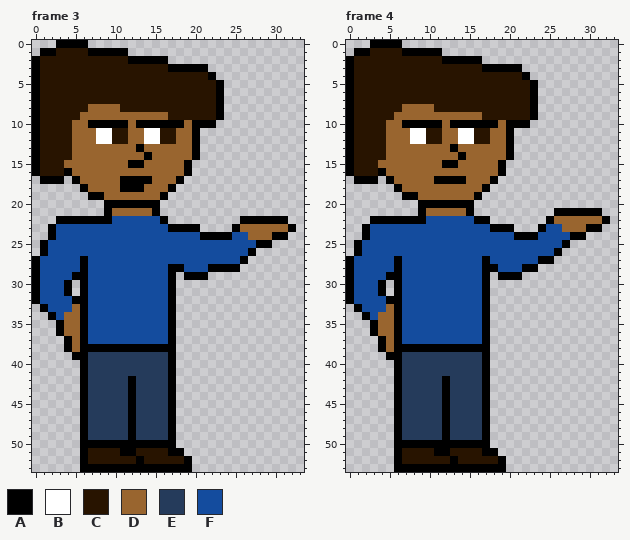
Two versions of one pixel-art file, WIP/Generic kid.aseprite. This is how it looked before the edit.
34x54 pixels, 5 frames. Colours within 5 levels of each other are drawn and written as one. Shown: frame 3, frame 4. The commit also changed other frames, which this record leaves out.
Palette (. is transparent): A #000000  B #ffffff  C #281400  D #99652f  E #253b5b  F #144c9e
Pixels before, frame 3, first column x 0:
 0 ...AAAA..........................
 1 .AACCCCAAAAA.....................
 2 ACCCCCCCCCCCAAAAA................
 3 ACCCCCCCCCCCCCCCCAAAAA...........
 4 ACCCCCCCCCCCCCCCCCCCCCA..........
 5 ACCCCCCCCCCCCCCCCCCCCCCA.........
 6 ACCCCCCCCCCCCCCCCCCCCCCA.........
 7 ACCCCCCCCCCCCCCCCCCCCCCA.........
 8 ACCCCCCDDDDCCCCCCCCCCCCA.........
 9 ACCCCCDDDDDDDDDDDCCCCCCA.........
10 ACCCCDDAAAAADAAAAAADAAA..........
11 ACCCCDDDBBCCDDBBCCDDA............
12 ACCCCDDDBBCCDDBBCCDDA............
13 ACCCCDDDDDDDDADDDDDDA............
14 ACCCCDDDDDDDDDADDDDDA............
15 ACCCDDDDDDDDAADDDDDA.............
16 ACCCADDDDDDDDDDDDDDA.............
17 .AAA.ADDDDDAAAADDDA..............
18 ......ADDDDAAADDDA...............
19 .......AADDDDDDDA................
20 .........AAAAAAA.................
21 .........ADDDDDA.................
22 ...AAAAAAAFFFFFFA.........AAAAAA.
23 ..AFFFFFFFFFFFFFFAAAA....ADDDDDDA
24 ..AFFFFFFFFFFFFFFFFFFAAAAFFDDDAA.
25 .AFFFFFFFFFFFFFFFFFFFFFFFFFFAA...
26 .AFFFFFFFFFFFFFFFFFFFFFFFFFA.....
27 AFFFFFAFFFFFFFFFFFFFFFFFFFA......
28 AFFFFFAFFFFFFFFFFAAFFFAAAA.......
29 AFFFFAAFFFFFFFFFFA.AAA...........
30 AFFFA.AFFFFFFFFFFA...............
31 AFFFA.AFFFFFFFFFFA...............
32 AFFFFAAFFFFFFFFFFA...............
33 .AFFFDAFFFFFFFFFFA...............
34 ..AFDDAFFFFFFFFFFA...............
35 ...ADDAFFFFFFFFFFA...............
36 ...ADDAFFFFFFFFFFA...............
37 ....ADAFFFFFFFFFFA...............
38 ....ADAAAAAAAAAAAA...............
39 .....AAEEEEEEEEEEA...............
40 ......AEEEEEEEEEEA...............
41 ......AEEEEEEEEEEA...............
42 ......AEEEEEAEEEEA...............
43 ......AEEEEEAEEEEA...............
44 ......AEEEEEAEEEEA...............
45 ......AEEEEEAEEEEA...............
46 ......AEEEEEAEEEEA...............
47 ......AEEEEEAEEEEA...............
48 ......AEEEEEAEEEEA...............
49 ......AEEEEEAEEEEA...............
50 ......AAAAAAAAAAAA...............
51 ......ACCCCAACCCCAA..............
52 ......ACCCCCCACCCCCA.............
53 ......AAAAAAAAAAAAAA.............
Pixels before, frame 4, first column x 0:
 0 ...AAAA..........................
 1 .AACCCCAAAAA.....................
 2 ACCCCCCCCCCCAAAAA................
 3 ACCCCCCCCCCCCCCCCAAAAA...........
 4 ACCCCCCCCCCCCCCCCCCCCCA..........
 5 ACCCCCCCCCCCCCCCCCCCCCCA.........
 6 ACCCCCCCCCCCCCCCCCCCCCCA.........
 7 ACCCCCCCCCCCCCCCCCCCCCCA.........
 8 ACCCCCCDDDDCCCCCCCCCCCCA.........
 9 ACCCCCDDDDDDDDDDDCCCCCCA.........
10 ACCCCDDAAAAADAAAAAADAAA..........
11 ACCCCDDDBBCCDDBBCCDDA............
12 ACCCCDDDBBCCDDBBCCDDA............
13 ACCCCDDDDDDDDADDDDDDA............
14 ACCCCDDDDDDDDDADDDDDA............
15 ACCCDDDDDDDDAADDDDDA.............
16 ACCCADDDDDDDDDDDDDDA.............
17 .AAA.ADDDDDAAAADDDA..............
18 ......ADDDDDDDDDDA...............
19 .......AADDDDDDDA................
20 .........AAAAAAA.................
21 .........ADDDDDA..........AAAAAA.
22 ...AAAAAAAFFFFFFAA.......ADDDDDDA
23 ..AFFFFFFFFFFFFFFFAAA...AFFDDDAA.
24 ..AFFFFFFFFFFFFFFFFFFAAAFFFFAA...
25 .AFFFFFFFFFFFFFFFFFFFFFFFFFA.....
26 .AFFFFFFFFFFFFFFFFFFFFFFFFA......
27 AFFFFFAFFFFFFFFFFAFFFFFFAA.......
28 AFFFFFAFFFFFFFFFFAAFFFAA.........
29 AFFFFAAFFFFFFFFFFA.AAA...........
30 AFFFA.AFFFFFFFFFFA...............
31 AFFFA.AFFFFFFFFFFA...............
32 AFFFFAAFFFFFFFFFFA...............
33 .AFFFDAFFFFFFFFFFA...............
34 ..AFDDAFFFFFFFFFFA...............
35 ...ADDAFFFFFFFFFFA...............
36 ...ADDAFFFFFFFFFFA...............
37 ....ADAFFFFFFFFFFA...............
38 ....ADAAAAAAAAAAAA...............
39 .....AAEEEEEEEEEEA...............
40 ......AEEEEEEEEEEA...............
41 ......AEEEEEEEEEEA...............
42 ......AEEEEEAEEEEA...............
43 ......AEEEEEAEEEEA...............
44 ......AEEEEEAEEEEA...............
45 ......AEEEEEAEEEEA...............
46 ......AEEEEEAEEEEA...............
47 ......AEEEEEAEEEEA...............
48 ......AEEEEEAEEEEA...............
49 ......AEEEEEAEEEEA...............
50 ......AAAAAAAAAAAA...............
51 ......ACCCCAACCCCAA..............
52 ......ACCCCCCACCCCCA.............
53 ......AAAAAAAAAAAAAA.............
The same view after the edit:
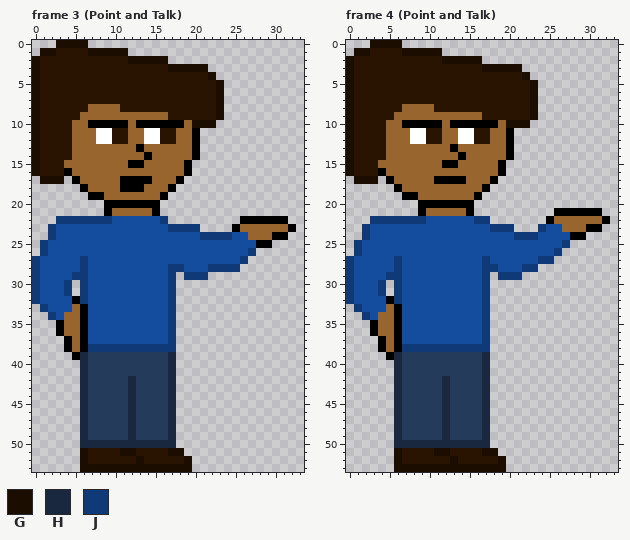
Colours new in this view: G #1b0d00  H #19283e  J #0f3977
Difference:
Frame 3 (Point and Talk):
y 0: x 3..6 AAAA -> GGGG
y 1: x 1..2 AA -> GG; x 7..11 AAAAA -> GGGGG
y 2: x 0 A -> G; x 12..16 AAAAA -> GGGGG
y 3: x 0 A -> G; x 17..21 AAAAA -> GGGGG
y 4: x 0 A -> G; x 22 A -> G
y 5..9: x 0 A -> G; x 23 A -> G
y 10: x 0 A -> G; x 20..22 AAA -> GGG
y 11..16: x 0 A -> G
y 17: x 1..3 AAA -> GGG
y 22: x 3..9 AAAAAAA -> JJJJJJJ; x 16 A -> J
y 23: x 2 A -> J; x 17..20 AAAA -> JJJJ
y 24: x 2 A -> J; x 21..24 AAAA -> JJJJ
y 25: x 1 A -> J
y 26: x 1 A -> J; x 27 A -> J
y 27: x 0 A -> J; x 6 A -> J; x 26 A -> J
y 28: x 0 A -> J; x 6 A -> J; x 17..18 AA -> JJ; x 22..25 AAAA -> JJJJ
y 29: x 0 A -> J; x 5..6 AA -> JJ; x 17 A -> J; x 19..21 AAA -> JJJ
y 30..31: x 0 A -> J; x 4 A -> J; x 6 A -> J; x 17 A -> J
y 32: x 0 A -> J; x 6 A -> J; x 17 A -> J
y 33: x 1 A -> J; x 17 A -> J
y 34: x 2 A -> J; x 17 A -> J
y 35..37: x 17 A -> J
y 38: x 7..17 AAAAAAAAAAA -> JJJJJJJJJJJ
y 39..41: x 6 A -> H; x 17 A -> H
y 42..49: x 6 A -> H; x 12 A -> H; x 17 A -> H
y 50: x 6..17 AAAAAAAAAAAA -> HHHHHHHHHHHH
y 51: x 6 A -> G; x 11..12 AA -> GG; x 17..18 AA -> GG
y 52: x 6 A -> G; x 13 A -> G; x 19 A -> G
y 53: x 6..19 AAAAAAAAAAAAAA -> GGGGGGGGGGGGGG
Frame 4 (Point and Talk):
y 0: x 3..6 AAAA -> GGGG
y 1: x 1..2 AA -> GG; x 7..11 AAAAA -> GGGGG
y 2: x 0 A -> G; x 12..16 AAAAA -> GGGGG
y 3: x 0 A -> G; x 17..21 AAAAA -> GGGGG
y 4: x 0 A -> G; x 22 A -> G
y 5..9: x 0 A -> G; x 23 A -> G
y 10: x 0 A -> G; x 20..22 AAA -> GGG
y 11..16: x 0 A -> G
y 17: x 1..3 AAA -> GGG
y 22: x 3..9 AAAAAAA -> JJJJJJJ; x 16..17 AA -> JJ
y 23: x 2 A -> J; x 18..20 AAA -> JJJ; x 24 A -> J
y 24: x 2 A -> J; x 21..23 AAA -> JJJ
y 25: x 1 A -> J; x 27 A -> J
y 26: x 1 A -> J; x 26 A -> J
y 27: x 0 A -> J; x 6 A -> J; x 17 A -> J; x 24..25 AA -> JJ
y 28: x 0 A -> J; x 6 A -> J; x 17..18 AA -> JJ; x 22..23 AA -> JJ
y 29: x 0 A -> J; x 5..6 AA -> JJ; x 17 A -> J; x 19..21 AAA -> JJJ
y 30..31: x 0 A -> J; x 4 A -> J; x 6 A -> J; x 17 A -> J
y 32: x 0 A -> J; x 6 A -> J; x 17 A -> J
y 33: x 1 A -> J; x 17 A -> J
y 34: x 2 A -> J; x 17 A -> J
y 35..37: x 17 A -> J
y 38: x 7..17 AAAAAAAAAAA -> JJJJJJJJJJJ
y 39..41: x 6 A -> H; x 17 A -> H
y 42..49: x 6 A -> H; x 12 A -> H; x 17 A -> H
y 50: x 6..17 AAAAAAAAAAAA -> HHHHHHHHHHHH
y 51: x 6 A -> G; x 11..12 AA -> GG; x 17..18 AA -> GG
y 52: x 6 A -> G; x 13 A -> G; x 19 A -> G
y 53: x 6..19 AAAAAAAAAAAAAA -> GGGGGGGGGGGGGG
Boxes around the changes in both pictures, in picture pixels (x1, y1, x2, y2):
changed: (32, 40, 224, 184)
changed: (32, 216, 256, 472)
changed: (346, 40, 538, 184)
changed: (346, 216, 570, 472)
